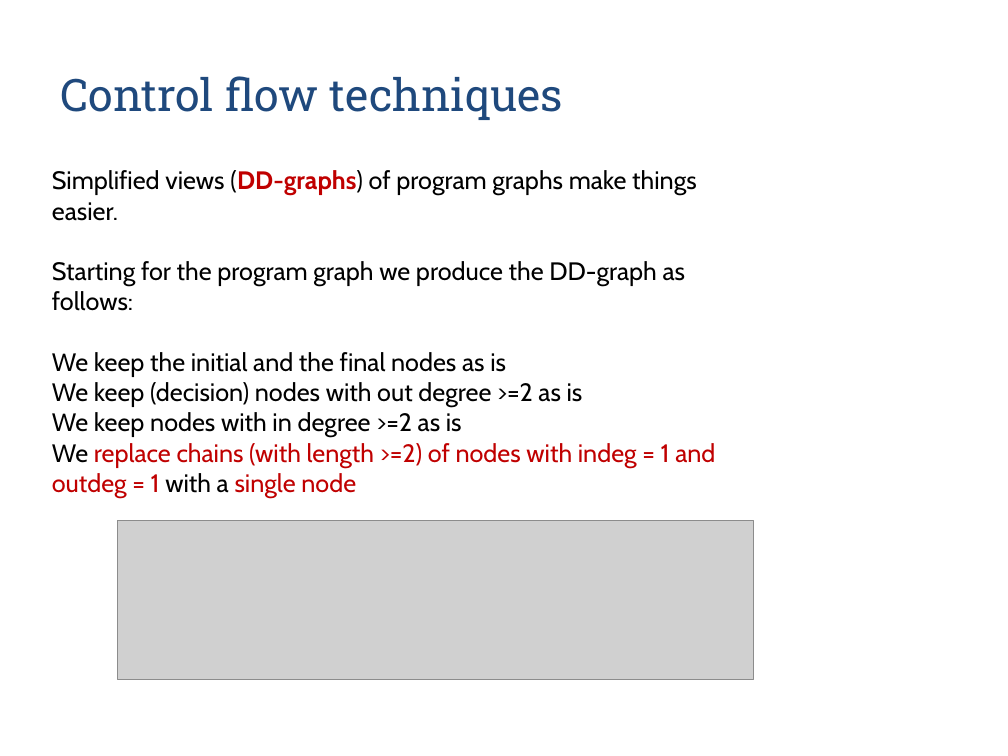
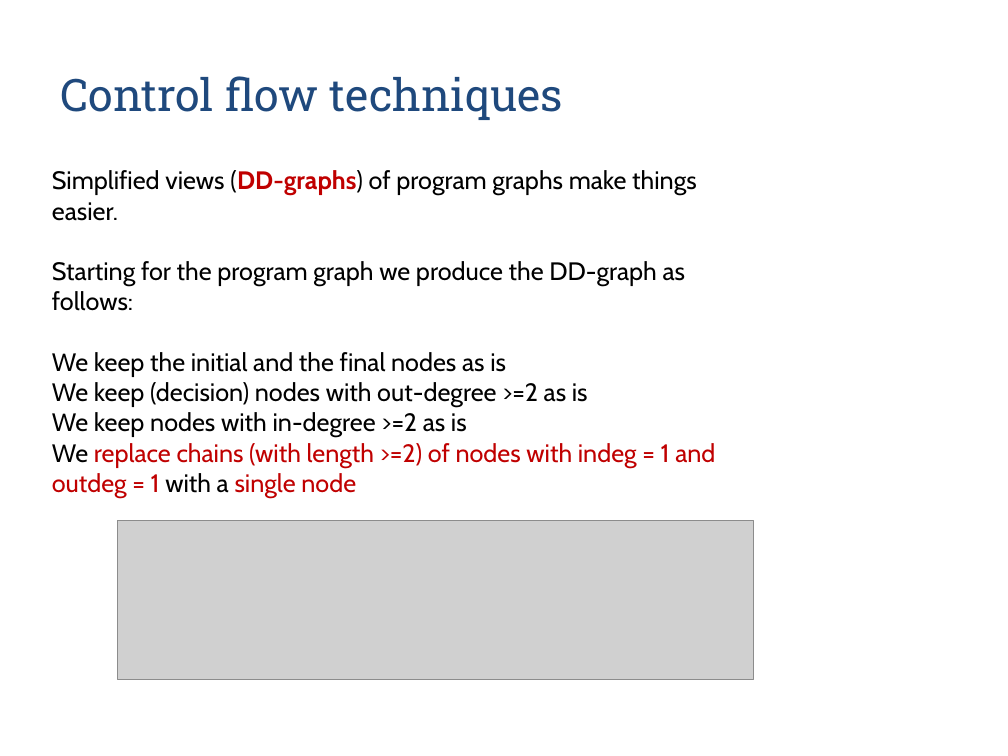
Before and after one commit to zarras/myy803-slides, a slide deck: slide 80 of 6-SoftEng-Testing.ppt. Drawn at 1008x756 pixels with LibreOffice and Linux fonts; fonts in the diff are those of the drawing; grey boxes stand for pictures. Boxes give left, top, right and bottom in pixels: in the first picture for what was removed or moved away, otherwise in the second. Text is boxed around its words. In the diff, an @@ line names an element or a change of style, - is before the commit and + after.

```diff
--- a/6-SoftEng-Testing.ppt
+++ b/6-SoftEng-Testing.ppt
@@ text at <box>52,382,588,438</box>: text changed @@
-We keep (decision) nodes with out degree >=2 as is
-We keep nodes with in degree >=2 as is
+We keep (decision) nodes with out-degree >=2 as is
+We keep nodes with in-degree >=2 as is
```
Also in this commit, not shown: 5 other files.
